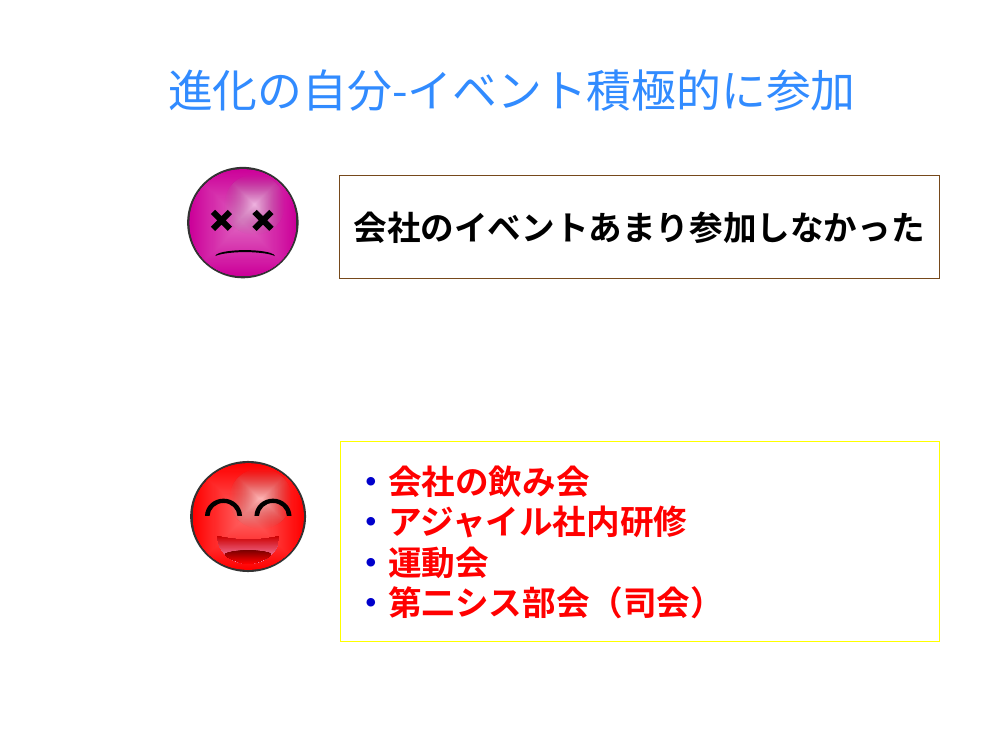
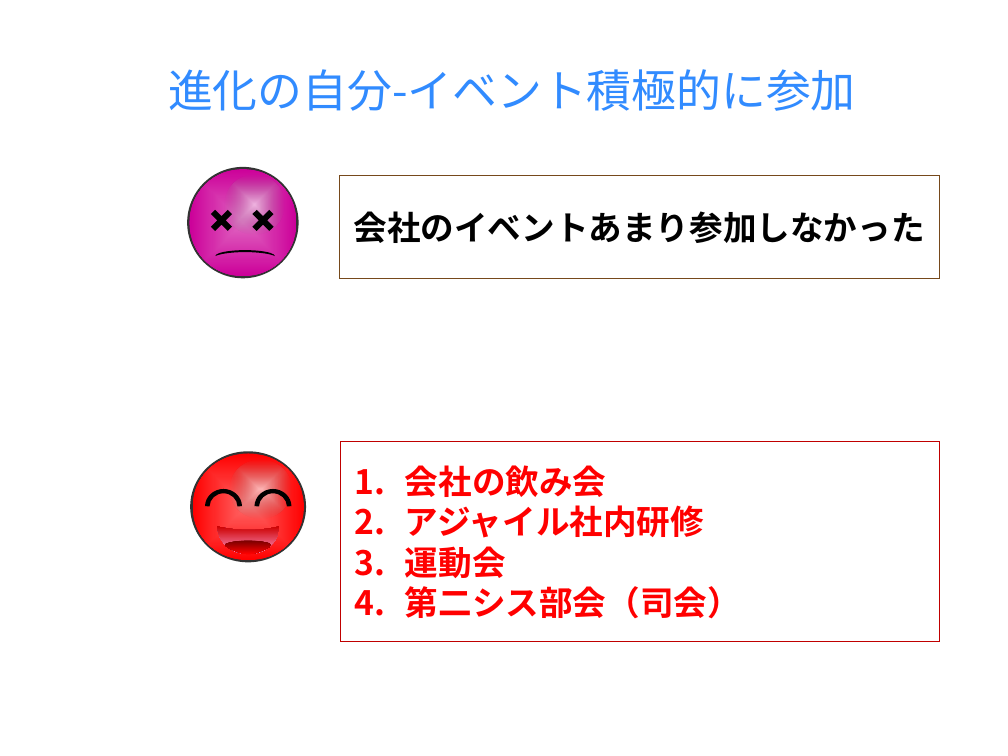
Before and after one commit to milo-bb/test, a slide deck: slide 3 of 昇格プレゼン(徐洋)_new.pptx. Drawn at 1008x756 pixels with LibreOffice and Linux fonts; fonts in the diff are those of the drawing; background and template pictures are left out. Boxes give left, top, right and bottom in pixels: in the first picture for what was removed or moved away, otherwise in the second. Text is boxed around its words. In the diff, an @@ line names an element or a change of style, - is before the commit and + after.

```diff
--- a/昇格プレゼン(徐洋)_new.pptx
+++ b/昇格プレゼン(徐洋)_new.pptx
@@ rectangle "会社の飲み会" at bbox=[341, 442, 939, 641]: outline #FFFF00 0.75 pt to #C00000 0.75 pt @@
@@ 3 ellipses, 3 freeform shapes, 1 moon: place and size @@
-3 ellipses, 3 freeform shapes, 1 moon at bbox=[191, 461, 306, 573]
+3 ellipses, 3 freeform shapes, 1 moon at bbox=[191, 452, 306, 563]
@@ text in rectangle at bbox=[405, 465, 741, 619]: text changed @@
-・会社の飲み会
-・アジャイル社内研修
-・運動会
-・第二シス部会（司会）
+1. 会社の飲み会
+2. アジャイル社内研修
+3. 運動会
+4. 第二シス部会（司会）
```
Also in this commit, not shown: 6 other slides changed, 1 slide added, 1 slide removed.
